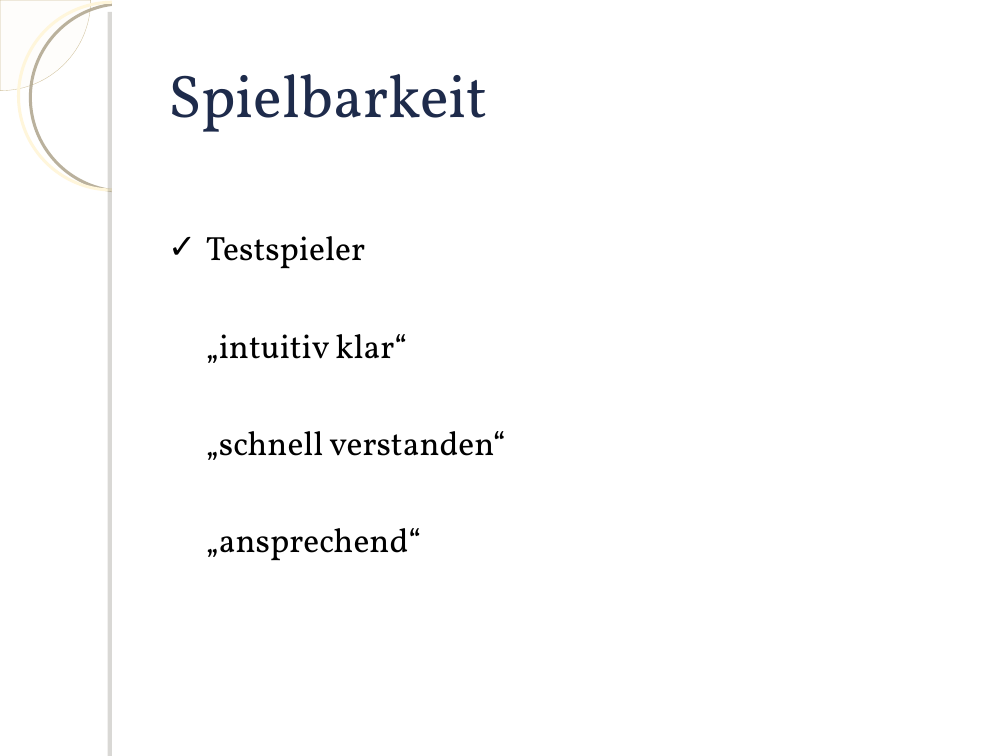
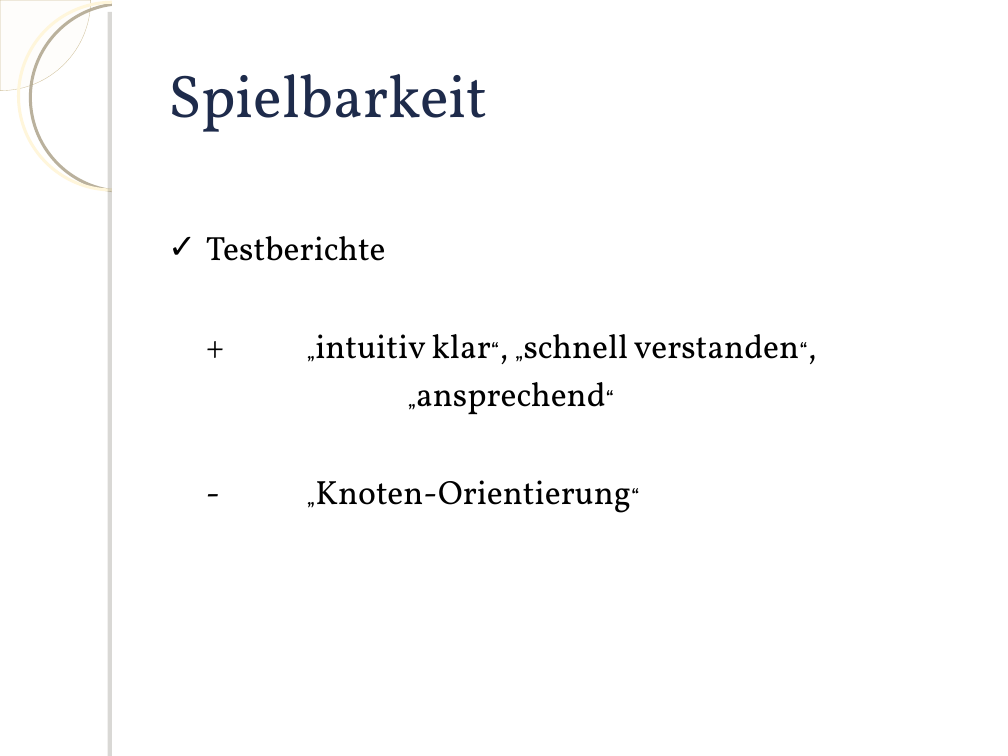
Before and after one commit to knot3/knot3-qualitaetssicherung, a slide deck: slide 8 of Praesentation/Praesentation.odp. Drawn at 1008x756 pixels with LibreOffice and Linux fonts; fonts in the diff are those of the drawing; background and template pictures are left out. Boxes give left, top, right and bottom in pixels: in the first picture for what was removed or moved away, otherwise in the second. Text is boxed around its words. In the diff, an @@ line names an element or a change of style, - is before the commit and + after.

```diff
--- a/Praesentation/Praesentation.odp
+++ b/Praesentation/Praesentation.odp
@@ text "Testberichte" at <box>206,236,799,513</box>: size 24 to 16 pt in "„ansprechend“" @@
@@ text at <box>206,236,799,359</box>: text changed @@
-✓ Testspieler
-„intuitiv klar“
-„schnell verstanden“
+✓ Testberichte
++ „intuitiv klar“, „schnell verstanden“,
@@ text at <box>315,480,631,513</box>: paragraph added @@
+- „Knoten-Orientierung“
```
Also in this commit, not shown: 1 other slide changed, 2 slides added, 1 slide removed, 4 other files.
